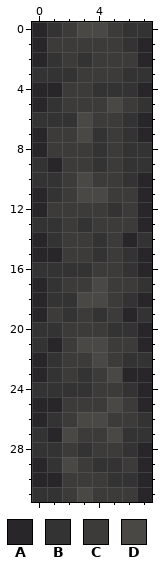
Two states of a pixel-art sprite, games/fish fisher/img/stonedivv.png. The first picture shows the starting point.
The file is 16x64 pixels, drawn in blocks of 2x2; one block is one cell here.
Palette (. is transparent): A #282629  B #343334  C #3d3a3a  D #4a4844
Pixels before, first column x 0:
 0 ABCDDCBB
 1 ACCCCCBA
 2 ABCBCCCA
 3 BBBCCCBB
 4 AACCBBBA
 5 ABCCCDCB
 6 BBBDCCBA
 7 ACCDBCBA
 8 ACCCBCBB
 9 BACCBCBB
10 BBCDCCBA
11 ABCDDCCA
12 ACCCCBCA
13 BBCBCCCA
14 ABCCBCAB
15 AACCBCBA
16 BBBBCCBA
17 ABCCDCCB
18 ABBDDCBA
19 ACBCBCAB
20 BBCCCBBA
21 BACDDCCA
22 ABCCDCBB
23 ABCBCDAA
24 BBBBCCBA
25 AACCCDCA
26 ABCDDCCB
27 BADCCDBB
28 BBCBCCBA
29 ABDCBBCA
30 AACCCBBA
31 BBCDCCCA
And afterwards:
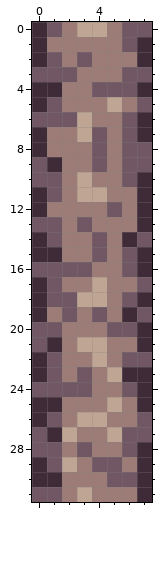
From old to new:
colour A: #282629 -> #3f2a38
colour B: #343334 -> #705763
colour C: #3d3a3a -> #9d7c78
colour D: #4a4844 -> #bfa593
Where, in picture pixels (left, top, right, bottom), the same in both pictures:
changed: (32, 22, 152, 502)
